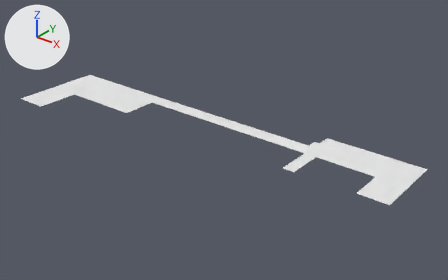
The OBJ model Year3-Game/Assets/_Objects/LargeMapAssets/AlleyWayGround.obj, before and after one commit.
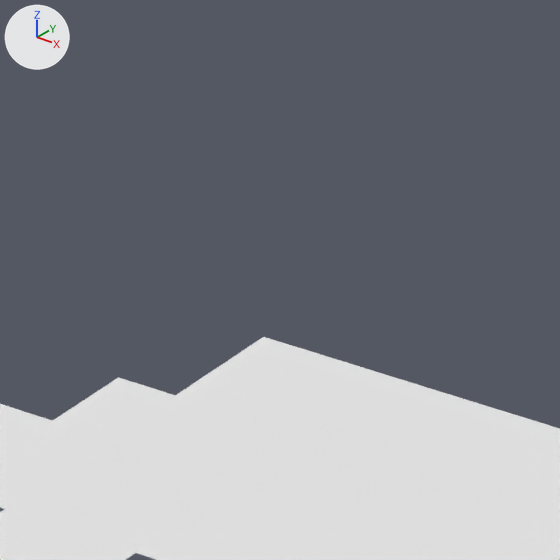
There are two pictures of each version: one whole from a camera (50 mm lens) standing at (120.3, -121.4, 48.3) and looking at (55.9, -40.8, -1.7), one close up on the part from 68% to 79% of the width and 39% to 56% of the height. The lights are fixed; the arrows at upper left show +X, +Y and +Z. Where no turn or scale is listed for an object, it has been applied to the vertices.

The older version as bpy lines, for what is in view:
```python
me_plane_007_plane_022 = bpy.data.meshes.new('Plane.007_Plane.022')
me_plane_007_plane_022.from_pydata(...)  # 47 vertices, 27 faces; spans x 13.0..90.7, y -54.5..-31.4, z 0.0
me_plane_007_plane_022.materials.append(mat_none_004)  # white #e7e7e7
ob_plane_007_plane_022 = bpy.data.objects.new('Plane.007_Plane.022', me_plane_007_plane_022)
ob_plane_007_plane_022.location = (0.0, 0.0, 0.0)
```
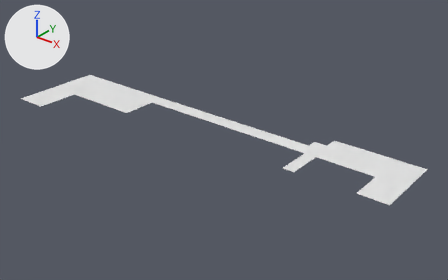
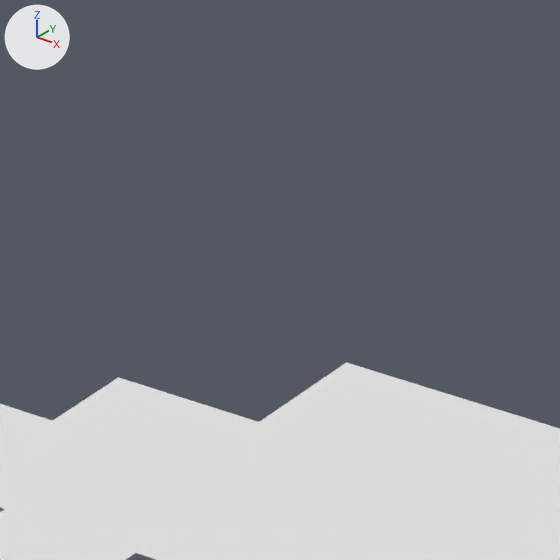
Changed parts and their boxes (x1, y1, x2, y2) in the close-ups (560 x 560 px; the box of a moved part takes in the faces that stretch with it):
'Plane.007_Plane.022', reshaped: before (0, 337, 560, 560); after (0, 362, 560, 560)
part 1 of me_plane_007_plane_022, moved or reshaped: before (53, 337, 375, 476); after (53, 362, 375, 476)

The change, as a diff of the scene's bpy script:
```diff
--- a/Year3-Game/Assets/_Objects/LargeMapAssets/AlleyWayGround.obj.py
+++ b/Year3-Game/Assets/_Objects/LargeMapAssets/AlleyWayGround.obj.py
@@ mat_none_005 @@
+mat_none_005 = principled_material('None.005')
+mat_none_005.base_color = (0.8, 0.8, 0.8)  # white #e7e7e7
+mat_none_005.roughness = 0.526
@@ me_plane_007_plane_022 @@
 me_plane_007_plane_022.from_pydata(...)  # 47 vertices, 27 faces; spans x 13.0..90.7, y -54.5..-31.4, z 0.0
 # used by ob_plane_007_plane_022; location = (0.0, 0.0, 0.0)
-me_plane_007_plane_022.vertices[39].co = (72.0, -34.1, 0.0)  # pixel (175, 395)
-me_plane_007_plane_022.vertices[41].co = (72.0, -31.4, 0.0)  # pixel (263, 336)
-me_plane_007_plane_022.materials.append(mat_none_004)  # white #e7e7e7
+# me_plane_007_plane_022 part 1
+me_plane_007_plane_022.vertices[39].co = (73.5, -34.1, 0.0)  # pixel (259, 421)
+me_plane_007_plane_022.vertices[41].co = (73.5, -31.4, 0.0)  # pixel (346, 362)
+me_plane_007_plane_022.materials.append(mat_none_005)  # white #e7e7e7
```
